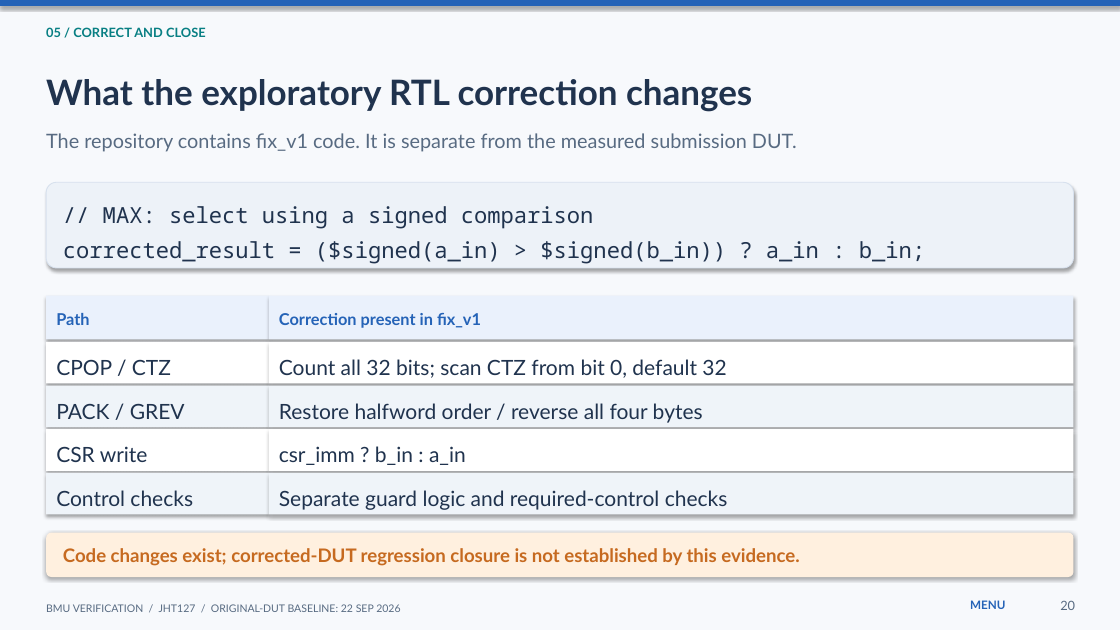
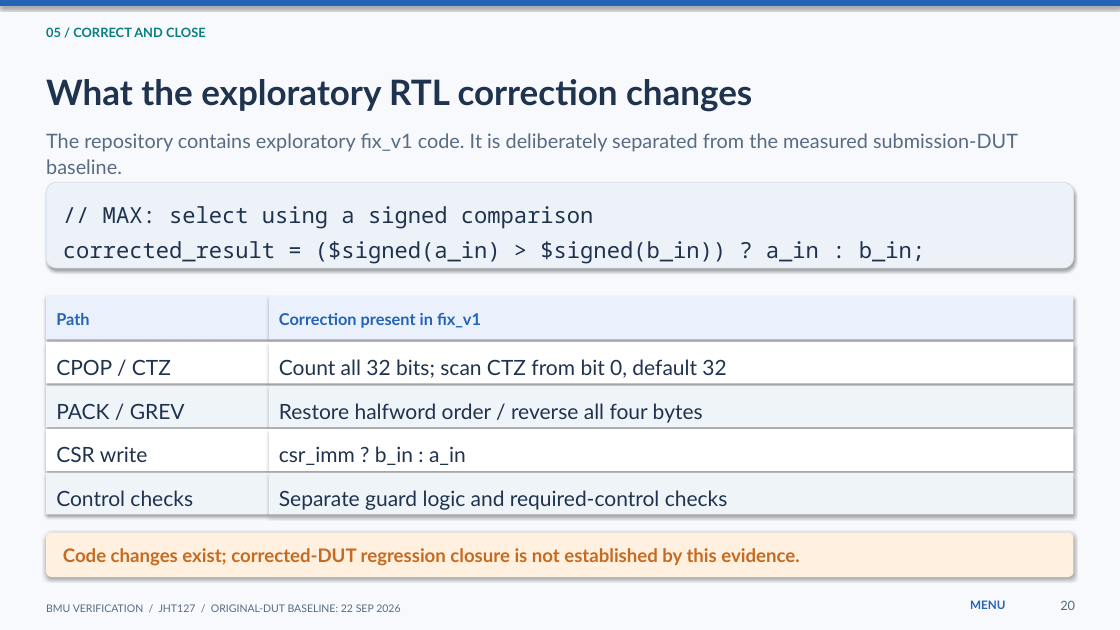
Before and after one commit to JHT127/riscv-bmu-verification, a slide deck: slide 20 of docs/09_presentation/Presentation_BMU_Verification.pptx. Drawn at 1120x630 pixels with LibreOffice and Linux fonts; fonts in the diff are those of the drawing. Boxes give left, top, right and bottom in pixels: in the first picture for what was removed or moved away, otherwise in the second. Text is boxed around its words. In the diff, an @@ line names an element or a change of style, - is before the commit and + after.

```diff
--- a/docs/09_presentation/Presentation_BMU_Verification.pptx
+++ b/docs/09_presentation/Presentation_BMU_Verification.pptx
@@ text at bbox=[46, 133, 1018, 174]: text changed @@
-The repository contains fix_v1 code. It is separate from the measured submission DUT.
+The repository contains exploratory fix_v1 code. It is deliberately separated from the measured submission-DUT baseline.
```
Also in this commit, not shown: 12 other slides changed.
